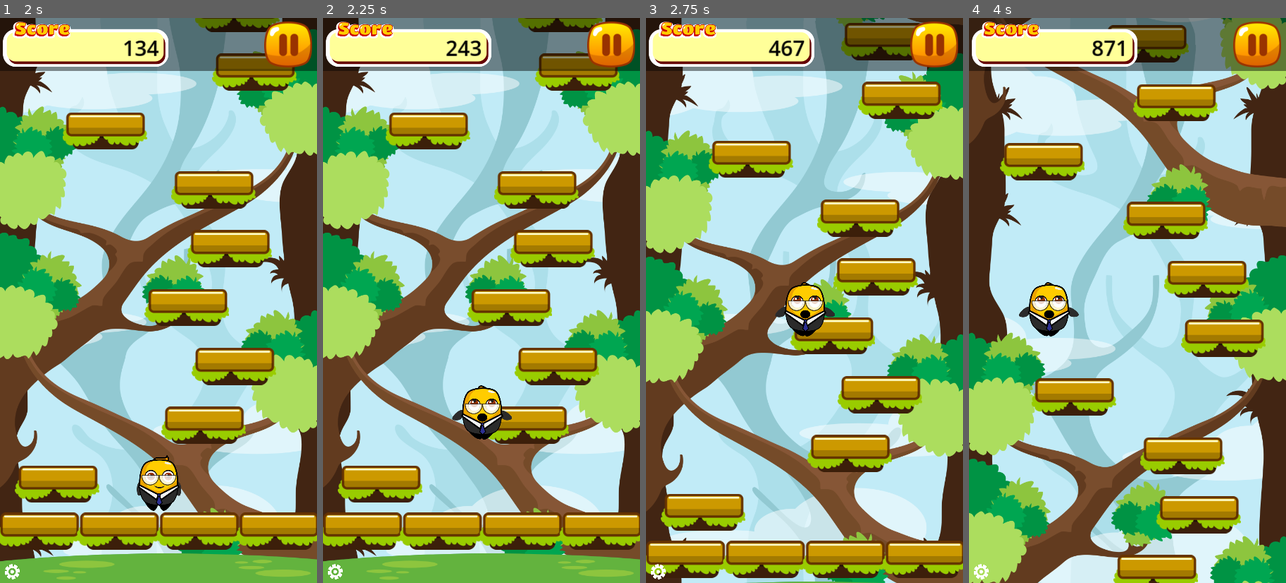
Above: before the commit, frames 1-4 (left to right).
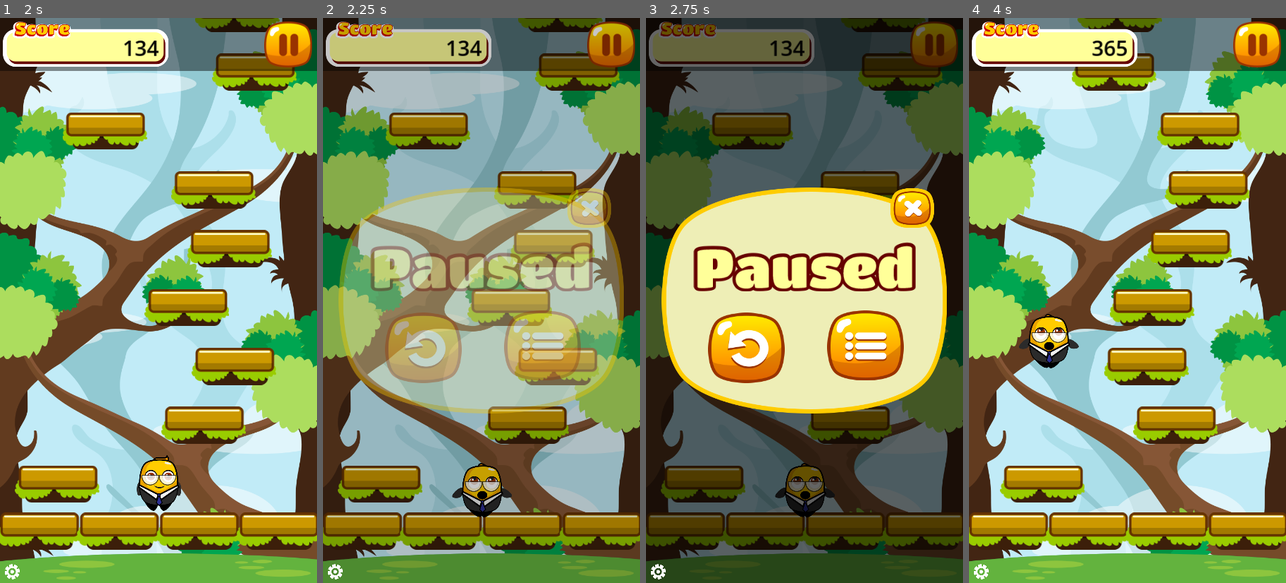
Above: after the commit, the same moments.

Repository: VampireSqu1d/jumper_jam
Game: Godot game, scene res://scenes/main.tscn
Two runs of this game, one before a commit and one after it. Both use one fixed random seed, a clock stepped at 60 frames per second and the inputs below.
Inputs (mouse positions are in pixels of both pictures, inside the frame that each line leads up to):
- Up to frame 1 (2 s): hold D (move_right) 0.53-1.25 s; click (145, 385) at 1.25 s
- Up to frame 2 (2.25 s): click (611, 46) at 2 s
- Up to frame 3 (2.75 s): no input
- Up to frame 4 (4 s): click (1070, 345) at 2.77 s; hold A (move_left) from 3.53 s (still down)

Frame 1 is identical in both runs. In frame 2, 88% of the frame differs, in the area x 0-100%, y 0-100%; in frame 3, 98%; in frame 4, 76%.

Commit message:
added sound fx, added pause feature when pause button is clicked and when game is minimized

Diff:
--- a/project.godot
+++ b/project.godot
@@ -15,11 +15,13 @@
 run/main_scene="res://scenes/main.tscn"
 config/features=PackedStringArray("4.3", "Mobile")
 run/max_fps=60
+run/low_processor_mode=true
 config/icon="res://icon.svg"
 
 [autoload]
 
 MyUtility="*res://scripts/utility.gd"
+SoundFx="*res://scenes/sound_fx.tscn"
 
 [display]
 
--- a/scenes/Screens.tscn
+++ b/scenes/Screens.tscn
@@ -7,6 +7,7 @@
 [ext_resource type="PackedScene" uid="uid://fki74pd3f0xb" path="res://scenes/pause_screen.tscn" id="4_nsdtv"]
 
 [node name="Screens" type="CanvasLayer"]
+process_mode = 3
 layer = 101
 script = ExtResource("1_6vqxa")
 
--- a/scenes/hud.tscn
+++ b/scenes/hud.tscn
@@ -9,6 +9,7 @@
 font_color = Color(0, 0, 0, 1)
 
 [node name="HUD" type="Control"]
+process_mode = 3
 layout_mode = 3
 anchors_preset = 15
 anchor_right = 1.0
--- /dev/null
+++ b/scenes/sound_fx.tscn
@@ -0,0 +1,17 @@
+[gd_scene load_steps=2 format=3 uid="uid://08kkx8a1ho7p"]
+
+[ext_resource type="Script" path="res://scripts/sound_fx.gd" id="1_1ooo4"]
+
+[node name="sound_fx" type="Node"]
+process_mode = 3
+script = ExtResource("1_1ooo4")
+
+[node name="SoundFxPlayer_1" type="AudioStreamPlayer" parent="."]
+
+[node name="SoundFxPlayer_2" type="AudioStreamPlayer" parent="."]
+
+[node name="SoundFxPlayer_3" type="AudioStreamPlayer" parent="."]
+
+[node name="SoundFxPlayer_4" type="AudioStreamPlayer" parent="."]
+
+[node name="SoundFxPlayer_5" type="AudioStreamPlayer" parent="."]
--- a/scripts/Game.gd
+++ b/scripts/Game.gd
@@ -1,6 +1,7 @@
 extends Node2D
 
 signal player_died(score, highscore)
+signal pause_game
 
 @export var player_spawn_pos_y_offset = 135
 @onready var ground_sprite_2d: Sprite2D = $GroundSprite2D
@@ -38,9 +39,25 @@
 	setup_parallax_layer(parallax_layer)
 	setup_parallax_layer(parallax_layer_2)
 	setup_parallax_layer(parallax_layer_3)
+
+	hud.pause_game.connect(_on_hud_pause_game)
 	hud.visible = false
 	hud.set_score(0)
 
+
+func _process(_delta: float) -> void:
+	if Input.is_action_just_pressed("quit"):
+		get_tree().quit(0)
+	if Input.is_action_just_pressed("reset"):
+		get_tree().call_deferred("reload_current_scene")
+
+	if player:
+		if score < int(viewport_size.y - player.global_position.y):
+			score = int(viewport_size.y - player.global_position.y)
+			hud.set_score(score)
+
+
+#region parallax bg
 
 func get_parallax_sprite_scale(sprite: Sprite2D) -> Vector2:
 	var parallax_texture = sprite.get_texture()
@@ -56,18 +73,9 @@
 		var my = sprite.scale.y * sprite.get_texture().get_height()
 		layer.repeat_size.y = my
 
+#endregion parallax bg
 
-func _process(_delta: float) -> void:
-	if Input.is_action_just_pressed("quit"):
-		get_tree().quit(0)
-	if Input.is_action_just_pressed("reset"):
-		get_tree().call_deferred("reload_current_scene")
-
-	if player:
-		if score < int(viewport_size.y - player.global_position.y):
-			score = int(viewport_size.y - player.global_position.y)
-			hud.set_score(score)
-
+#region new game/ reset game
 
 func new_game() -> void:
 	reset_game()
@@ -88,6 +96,19 @@
 		level_generator.start_generation()
 
 
+func reset_game() -> void:
+	level_generator.reset_level()
+	hud.set_score(0)
+	hud.visible = false
+	if player:
+		player.queue_free()
+		player = null
+		level_generator.player = null
+	if game_camera:
+		game_camera.queue_free()
+		game_camera = null
+
+
 func _on_player_died() -> void:
 	hud.visible = false
 
@@ -98,18 +119,9 @@
 
 	player_died.emit(score, highscore)
 
+#endregion new game/ reset game
 
-func reset_game() -> void:
-	level_generator.reset_level()
-	hud.set_score(0)
-	if player:
-		player.queue_free()
-		player = null
-		level_generator.player = null
-	if game_camera:
-		game_camera.queue_free()
-		game_camera = null
-
+#region saving/ loading scores
 
 func save_highscore(score_to_save) -> void:
 	var file = FileAccess.open(safe_file_path, FileAccess.WRITE)
@@ -118,7 +130,7 @@
 	file.close()
 
 
-func load_score():
+func load_score() -> void:
 	if FileAccess.file_exists(safe_file_path):
 		var file = FileAccess.open(safe_file_path, FileAccess.READ)
 		highscore = file.get_var()
@@ -127,3 +139,9 @@
 	else:
 		MyUtility.add_log_message("no highscore save file found")
 		highscore = 0
+
+#endregion saving/ loading scores
+
+
+func _on_hud_pause_game() -> void:
+	pause_game.emit()
--- a/scripts/Screens.gd
+++ b/scripts/Screens.gd
@@ -42,6 +42,7 @@
 
 
 func _on_button_pressed(button: BaseButton) -> void:
+	SoundFx.play("click")
 	match button.name:
 		"PlayButton":
 			MyUtility.add_log_message("play button was pressed")
@@ -50,11 +51,19 @@
 			start_game.emit()
 		"PauseRetry":
 			MyUtility.add_log_message("pause retry button was pressed")
-			change_screen(game_over_screen)
+			change_screen(null)
+			await get_tree().create_timer(0.5).timeout
+			get_tree().paused = false
+			start_game.emit()
 		"PauseBack":
 			MyUtility.add_log_message("pause back button was pressed")
+			get_tree().paused = false
+			delete_level.emit()
 		"PauseClose":
 			MyUtility.add_log_message("pause close button was pressed")
+			change_screen(null)
+			await get_tree().create_timer(0.75).timeout
+			get_tree().paused = false
 		"GameOverRetry":
 			MyUtility.add_log_message("game over retry button was pressed")
 			change_screen(null)
@@ -84,3 +93,7 @@
 	score_label.text = "Score: " + str(score)
 	high_score_label.text = "Highscore: " + str(highscore)
 	change_screen(game_over_screen)
+
+
+func pause_game() -> void:
+	change_screen(pause_screen)
--- a/scripts/base_screen.gd
+++ b/scripts/base_screen.gd
@@ -14,6 +14,7 @@
 	visible = true
 
 	var tween = get_tree().create_tween()
+	tween.set_pause_mode(Tween.TWEEN_PAUSE_PROCESS)
 	tween.tween_property(self, "modulate:a", 1, fade_in_duration)
 	return tween
 
@@ -21,6 +22,7 @@
 func disappear():
 	get_tree().call_group("buttons", "set_disabled", true)
 	var tween = get_tree().create_tween()
+	tween.set_pause_mode(Tween.TWEEN_PAUSE_PROCESS)
 	tween.tween_property(self, "modulate:a", 0, fade_out_duration)
 	visible = false
 	return tween
--- a/scripts/hud.gd
+++ b/scripts/hud.gd
@@ -1,4 +1,6 @@
 extends Control
+
+signal pause_game
 
 @onready var top_bar_bg: ColorRect = $TopBarBg
 @onready var top_bar: Control = $TopBar
@@ -36,4 +38,5 @@
 
 
 func _on_pause_button_pressed() -> void:
-	pass # Replace with function body.
+	SoundFx.play("click")
+	pause_game.emit()#get_tree().paused = !get_tree().paused
--- a/scripts/main.gd
+++ b/scripts/main.gd
@@ -2,24 +2,56 @@
 
 @onready var game: Node2D = $Game
 @onready var screens: CanvasLayer = $Screens
+
+var game_in_progress: = false
 
 
 func _ready() -> void:
 	screens.start_game.connect(_on_screens_start_game)
 	screens.delete_level.connect(_on_screens_delete_level)
 	game.player_died.connect(_on_game_player_died)
+	game.pause_game.connect(_on_game_pause_game)
+	DisplayServer.window_set_window_event_callback(_on_window_event)
+
 
 func _process(_delta: float) -> void:
 	pass
 
 
+func _on_window_event(event: int):
+	match event:
+		DisplayServer.WINDOW_EVENT_FOCUS_IN:
+			MyUtility.add_log_message("window focus in")
+		DisplayServer.WINDOW_EVENT_FOCUS_OUT:
+			MyUtility.add_log_message("window focus out")
+			if game_in_progress == true and !get_tree().paused:
+				MyUtility.add_log_message("window miniumized pausing the game!")
+				_on_game_pause_game()
+		DisplayServer.WINDOW_EVENT_CLOSE_REQUEST:
+			get_tree().quit()
+		DisplayServer.WINDOW_EVENT_GO_BACK_REQUEST:
+			get_tree().quit()
+
+	print("window event: " + str(event))
+
+
 func _on_screens_start_game() -> void:
 	game.new_game()
+	game_in_progress = true
 
 
 func _on_screens_delete_level() -> void:
+	game_in_progress = false
 	game.reset_game()
 
 
 func _on_game_player_died(score: int, highscore: int) -> void:
+
+	await get_tree().create_timer(0.75).timeout
 	screens.game_over(score, highscore)
+	game_in_progress = false
+
+
+func _on_game_pause_game()-> void:
+	get_tree().paused = true#!get_tree().paused
+	screens.pause_game()
--- a/scripts/player.gd
+++ b/scripts/player.gd
@@ -61,6 +61,7 @@
 
 func jump():
 	velocity.y = jump_velocity * -1
+	SoundFx.play("jump")
 	MyUtility.add_log_message("player_jumped")
 
 
@@ -71,5 +72,6 @@
 func die():
 	if !dead:
 		collision_shape_2d.set_deferred("disabled", true)
+		SoundFx.play("fall")
 		died.emit()
 		dead = true
--- /dev/null
+++ b/scripts/sound_fx.gd
@@ -0,0 +1,19 @@
+extends Node
+
+@onready var sound_players = get_children()
+
+var sounds = {
+	"click" : load("res://assets/sound/Click.wav"),
+	"fall" : load("res://assets/sound/Fall.wav"),
+	"jump" : load("res://assets/sound/Jump.wav")
+}
+
+
+func play(sound_name: String) -> void:
+	var sound_to_play = sounds[sound_name]
+	for sound_player: AudioStreamPlayer in sound_players:
+		if !sound_player.playing:
+			sound_player.stream = sound_to_play
+			sound_player.play()
+			return
+	MyUtility.add_log_message("too many sounds playing at the same time!")
